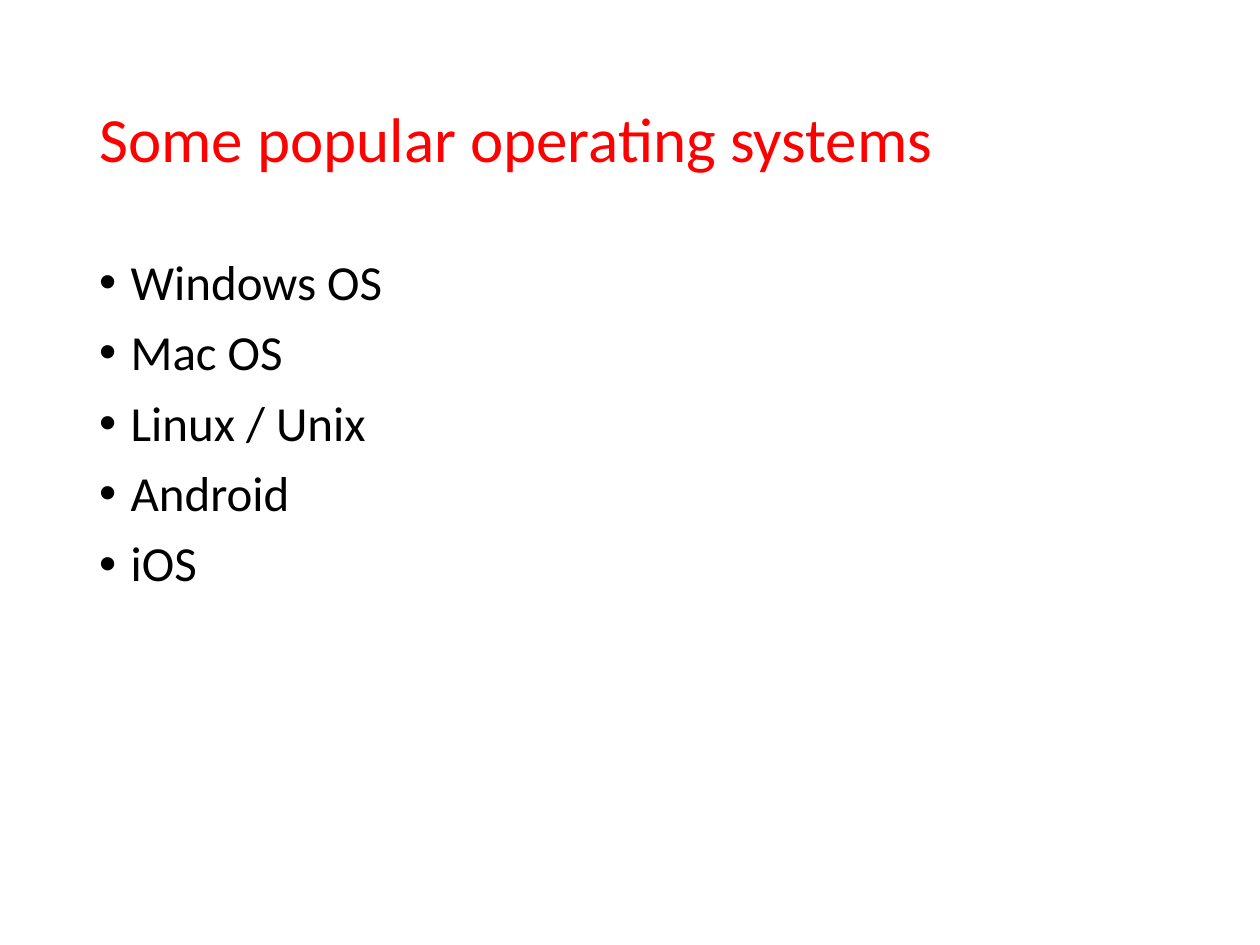
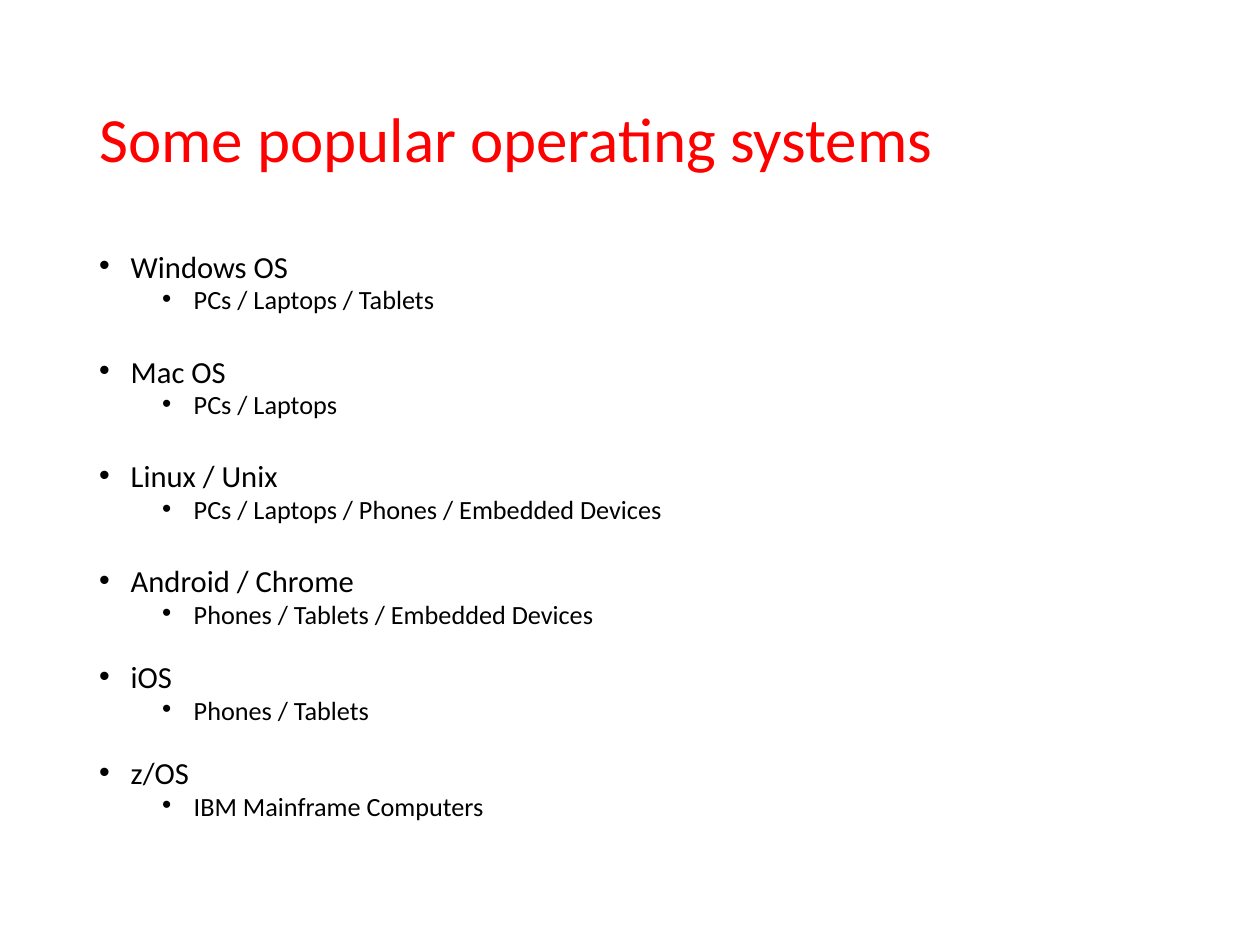
Before and after one commit to Greg5519/ICS2O0, a slide deck: slide 8 of Topic A Understanding Computers/A.6 Lesson - Operating Systems.pptx (slide 7 before the commit). Drawn at 1260x945 pixels with LibreOffice and Linux fonts; fonts in the diff are those of the drawing. Boxes give left, top, right and bottom in pixels: in the first picture for what was removed or moved away, otherwise in the second. Text is boxed around its words. In the diff, an @@ line names an element or a change of style, - is before the commit and + after.

```diff
--- a/Topic A Understanding Computers/A.6 Lesson - Operating Systems.pptx
+++ b/Topic A Understanding Computers/A.6 Lesson - Operating Systems.pptx
@@ text at [131, 256, 288, 689]: size 28 to 17.5 pt in "Windows OS", "Mac OS", "Linux / Unix", "iOS"; line spacing 0.9 to 0.7 @@
@@ text at [194, 290, 434, 314]: paragraph added @@
+  • PCs / Laptops / Tablets
@@ text at [194, 397, 337, 419]: paragraph added @@
+  • PCs / Laptops
@@ text at [131, 500, 661, 625]: text changed; size 28 to 15 pt @@
-• Android
+  • PCs / Laptops / Phones / Embedded Devices
+• Android / Chrome
+  • Phones / Tablets / Embedded Devices
@@ text at [131, 701, 484, 821]: paragraphs added @@
+  • Phones / Tablets
+• z/OS
+  • IBM Mainframe Computers
```
Also in this commit, not shown: 1 other slide changed, 1 slide added, 4 other files.
